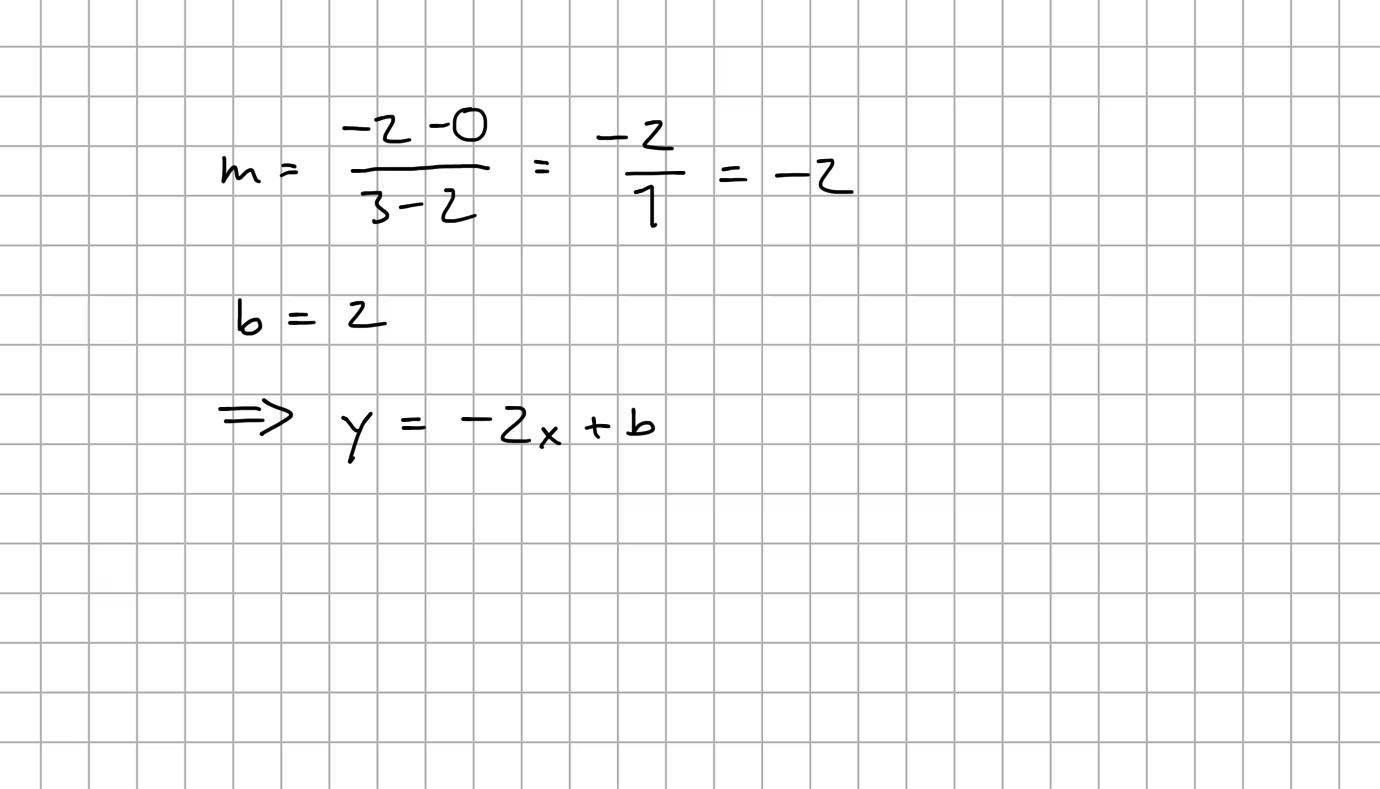
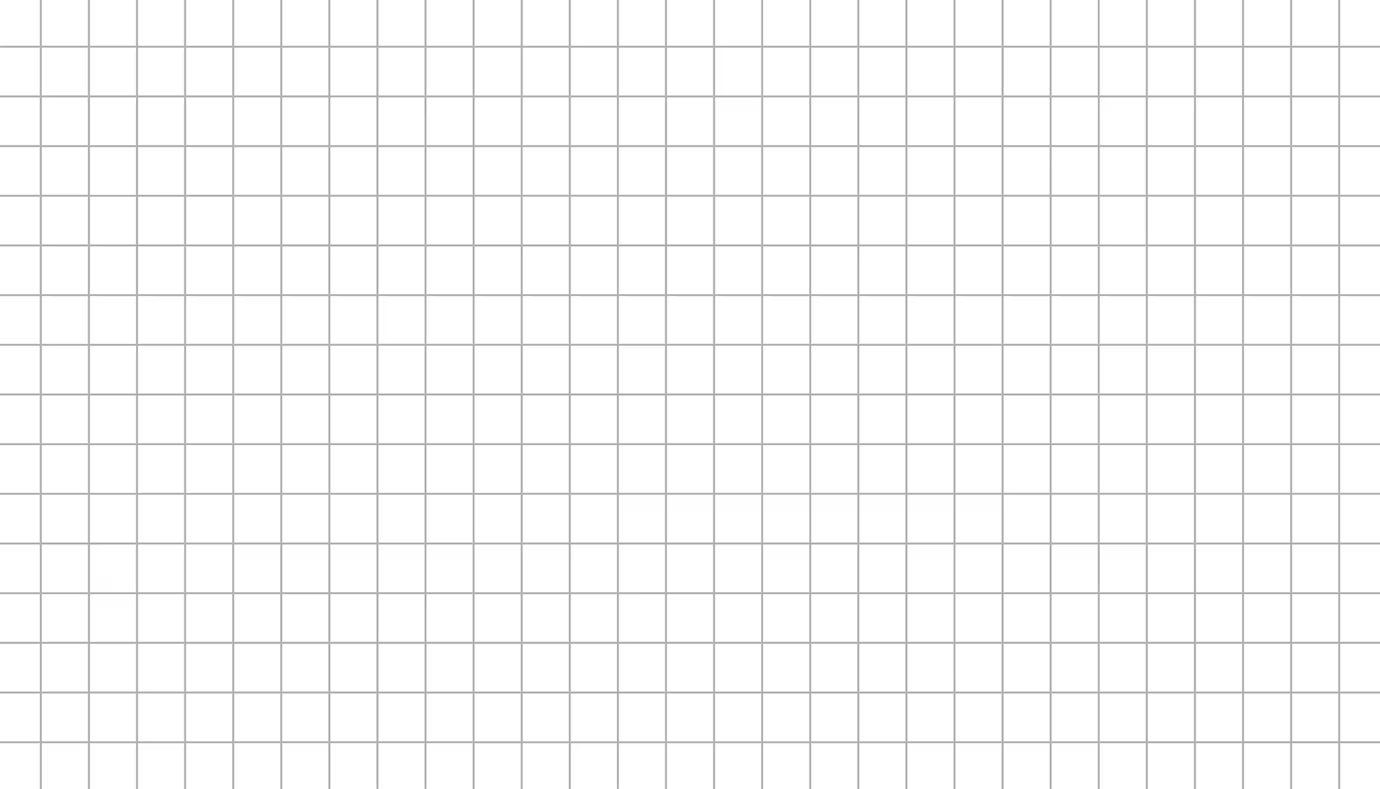
Layered file, before and after one edit (1380px x 789px). Changes by layer:
hid "17b_wrong" over [218, 107, 854, 464]
